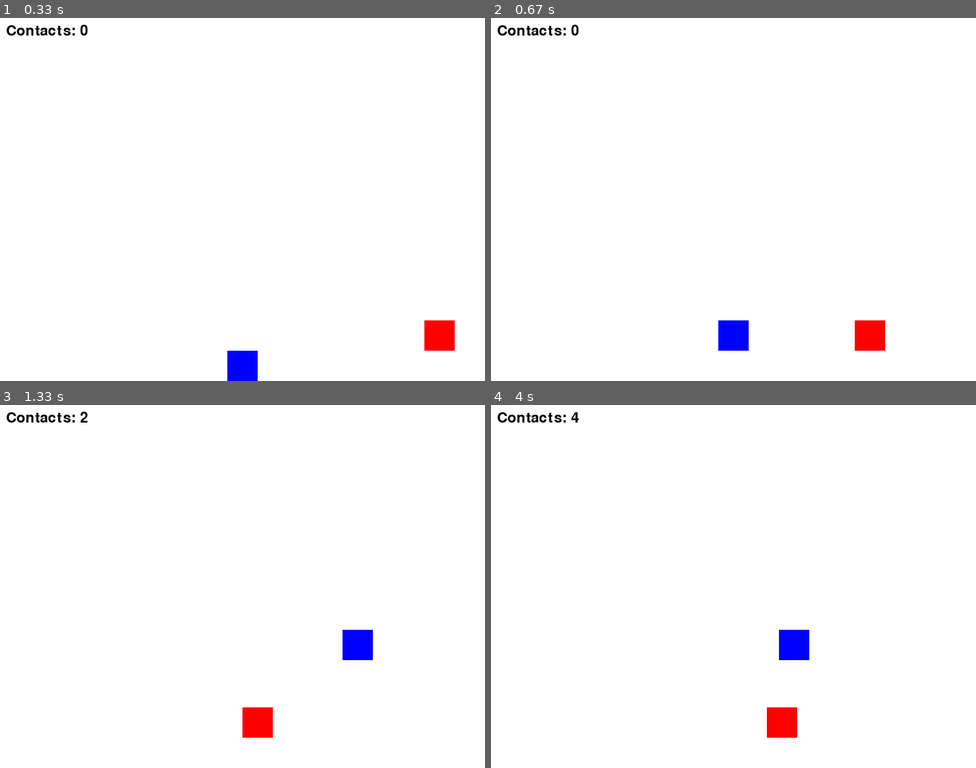
Above: before the commit, frames 1-4 (two rows, left to right).
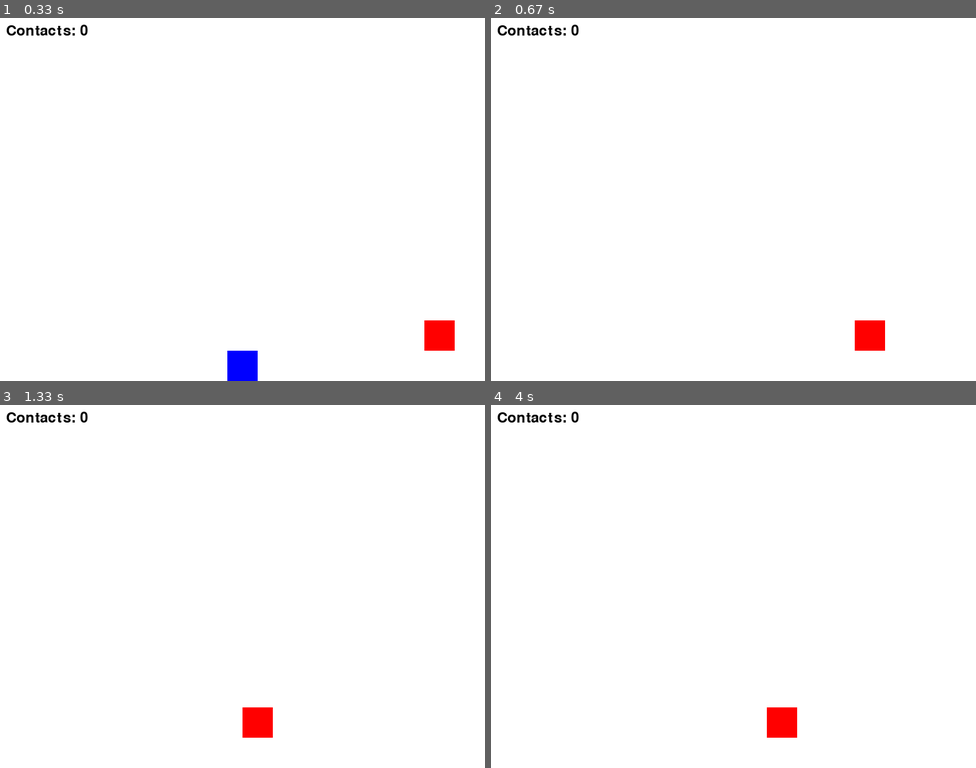
Above: after the commit, the same moments.

Repository: fastmax222/after3codingclub-pygame
Game: pygame game, started from spring-2024/platformer-w-npc-w-counter.py
The game is run twice, just before and just after one commit, with the same random seed, the same clock (stepped at 60 frames per second) and the same inputs.
Inputs:
- Up to frame 1 (0.33 s): no input
- Up to frame 2 (0.67 s): tap Space at 0.33 s
- Up to frame 3 (1.33 s): hold Right 0.67-1.13 s; tap Space at 0.73, 1.03, 1.23 s; hold Right from 1.17 s (still down)
- Up to frame 4 (4 s): tap Space at 1.53, 1.73, 2.03, 2.3, 2.6, 2.73, 3.03, 3.4, 3.7, 3.9 s; release Right at 1.63 s; hold Left 1.67-2.2 s; hold Left 2.23-2.63 s; hold Right 2.67-3.3 s; hold Left 3.33-3.8 s; hold Right from 3.83 s (still down)

Frame 1 is identical in both runs. In frame 2, 0.5% of the frame differs, in the area x 46-54%, y 83-92%; in frame 3, 0.5%; in frame 4, 0.6%, in the area x 16-66%, y 1-71%.

Commit message:
Update platformer-w-npc-w-counter.py

Diff:
--- a/spring-2024/platformer-w-npc-w-counter.py
+++ b/spring-2024/platformer-w-npc-w-counter.py
@@ -17,7 +17,7 @@
 player_y = HEIGHT - 2 * player_size
 player_speed = 5
 jumping = False
-jump_count = 10
+jump_count = 20  # Increased jump height
 
 # Red block properties
 red_block_size = 50
@@ -38,7 +38,7 @@
     global player_y, jumping, jump_count
     if not jumping:
         jumping = True
-        jump_count = 10  # You can adjust the jump height by changing the jump_count
+        jump_count = 20  # Increased jump height
 
 # Game loop
 running = True
@@ -72,7 +72,7 @@
 
     # Jumping
     if jumping:
-        if jump_count >= -10:
+        if jump_count >= -20:
             neg = 1
             if jump_count < 0:
                 neg = -1
